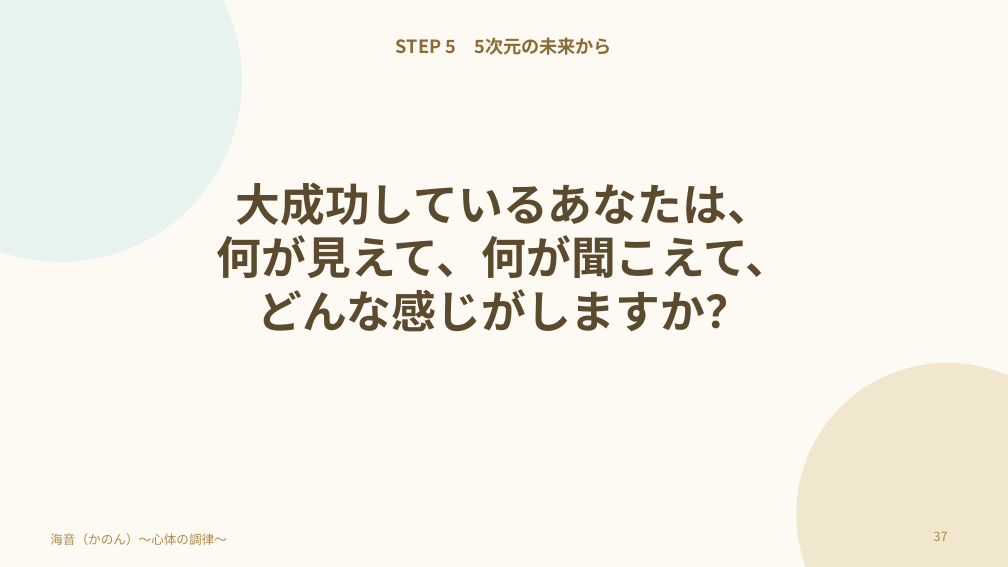
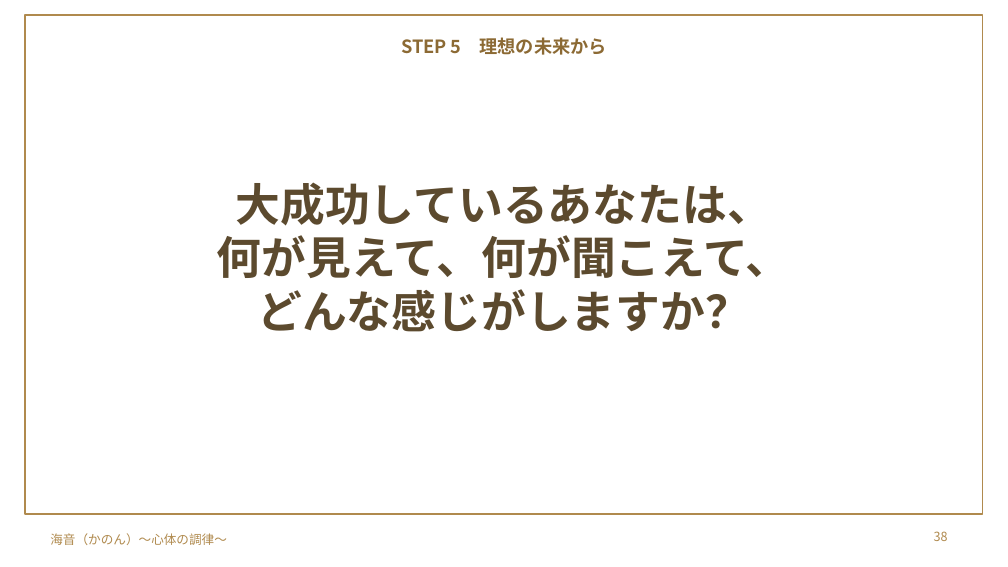
Before and after one commit to y-takahashi-cmd/MyBrain, a slide deck: slide 38 of 20_Projects/海音_心体の調律/単発/仁部あきえさん/20261028_仁部あきえさん_お金のブロック単発セッション.pptx (slide 37 before the commit). Drawn at 1008x567 pixels with LibreOffice and Linux fonts; fonts in the diff are those of the drawing; background and template pictures are left out. Boxes give left, top, right and bottom in pixels: in the first picture for what was removed or moved away, otherwise in the second. Text is boxed around its words. In the diff, an @@ line names an element or a change of style, - is before the commit and + after.

```diff
--- a/20_Projects/海音_心体の調律/単発/仁部あきえさん/20261028_仁部あきえさん_お金のブロック単発セッション.pptx
+++ b/20_Projects/海音_心体の調律/単発/仁部あきえさん/20261028_仁部あきえさん_お金のブロック単発セッション.pptx
@@ background #FDFAF4 to picture (left out) @@
@@ ellipse removed at bbox=[0, 0, 242, 262] @@
@@ rectangle added at bbox=[25, 15, 983, 514], outline #B08A4E 1 pt @@
@@ text at bbox=[401, 37, 607, 55]: text changed @@
-STEP 5 5次元の未来から
+STEP 5 理想の未来から
@@ ellipse removed at bbox=[796, 363, 1008, 567] @@
@@ page number at bbox=[934, 531, 948, 541]: text changed @@
-37
+38
```
Also in this commit, not shown: 25 other slides changed, 1 slide added.
